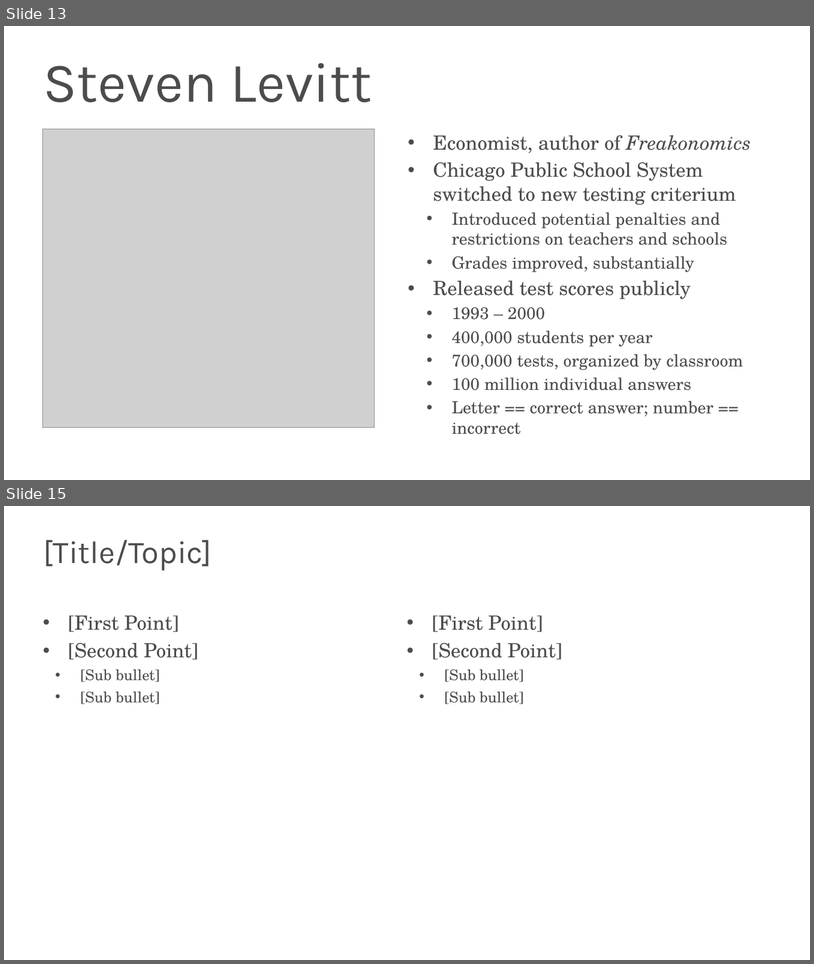
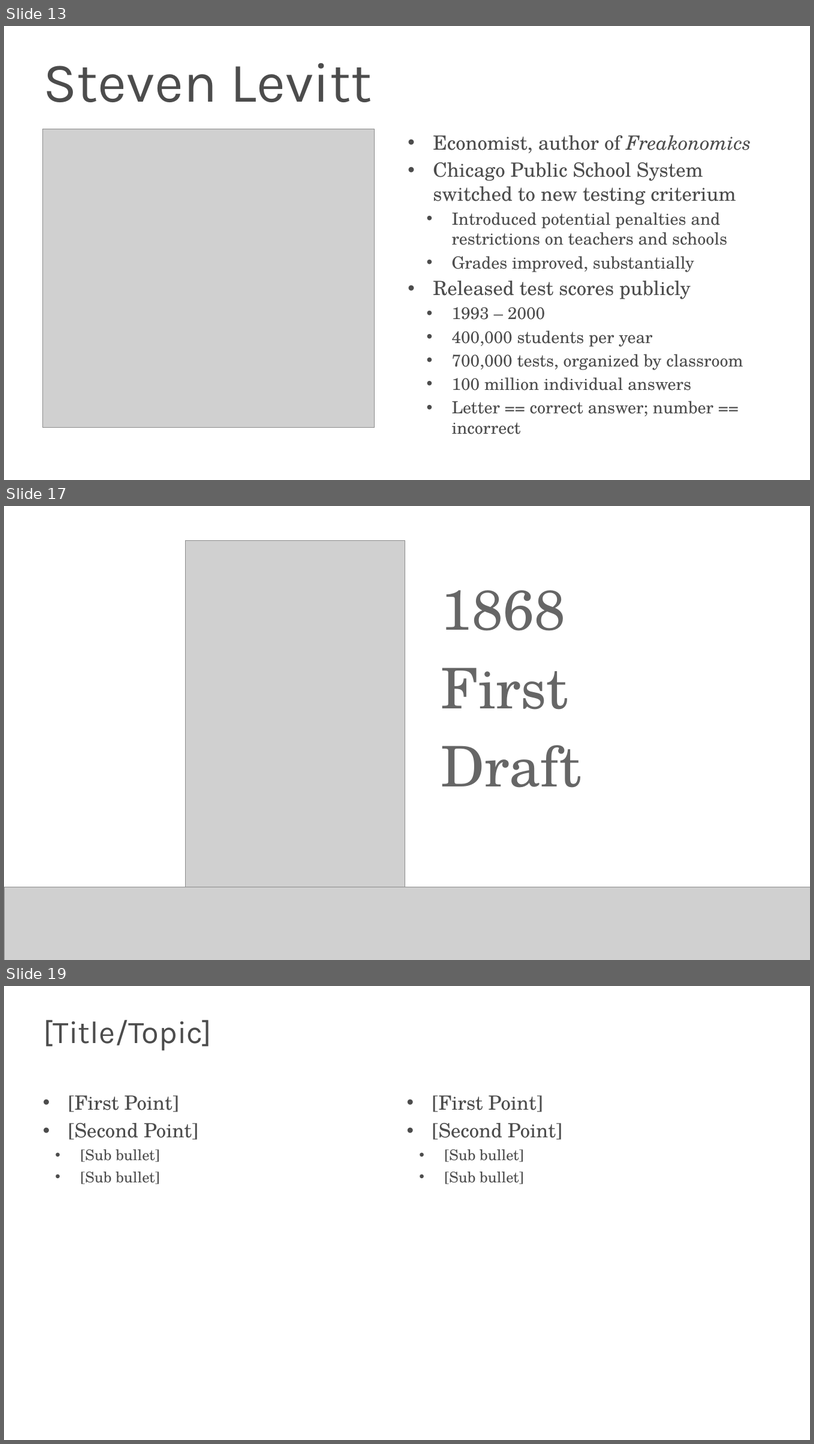
Before and after one commit to s-kyle-reed/data-lecture, a slide deck: lecture.pptx. Shown one above the other, each under a label of ours: slides 13 and 15 before the commit, slides 13, 17 and 19 after it; the slides between them are not shown. The pictures are 814x964 and 814x1444 pixels, drawn with LibreOffice and Linux fonts; fonts in the diff are those of the drawing; grey boxes stand for pictures; background and template pictures are left out. Boxes give left, top, right and bottom in pixels: in the first picture for what was removed or moved away, otherwise in the second. Text is boxed around its words. In the diff, an @@ line names an element or a change of style, - is before the commit and + after.

```diff
--- a/lecture.pptx
+++ b/lecture.pptx
@@ slide 17 added at box(4, 506, 810, 960), background #FFFFFF @@
@@ picture added at box(186, 541, 405, 887) @@
@@ text added at box(441, 590, 582, 787), 80 pt, text #666666 @@
+1868
+First
+Draft
@@ picture added at box(4, 887, 810, 960) @@
@@ what was slide 15 is now slide 19 @@
```
Also in this commit, not shown: 1 slide changed, 3 other slides added, 1 other file.
